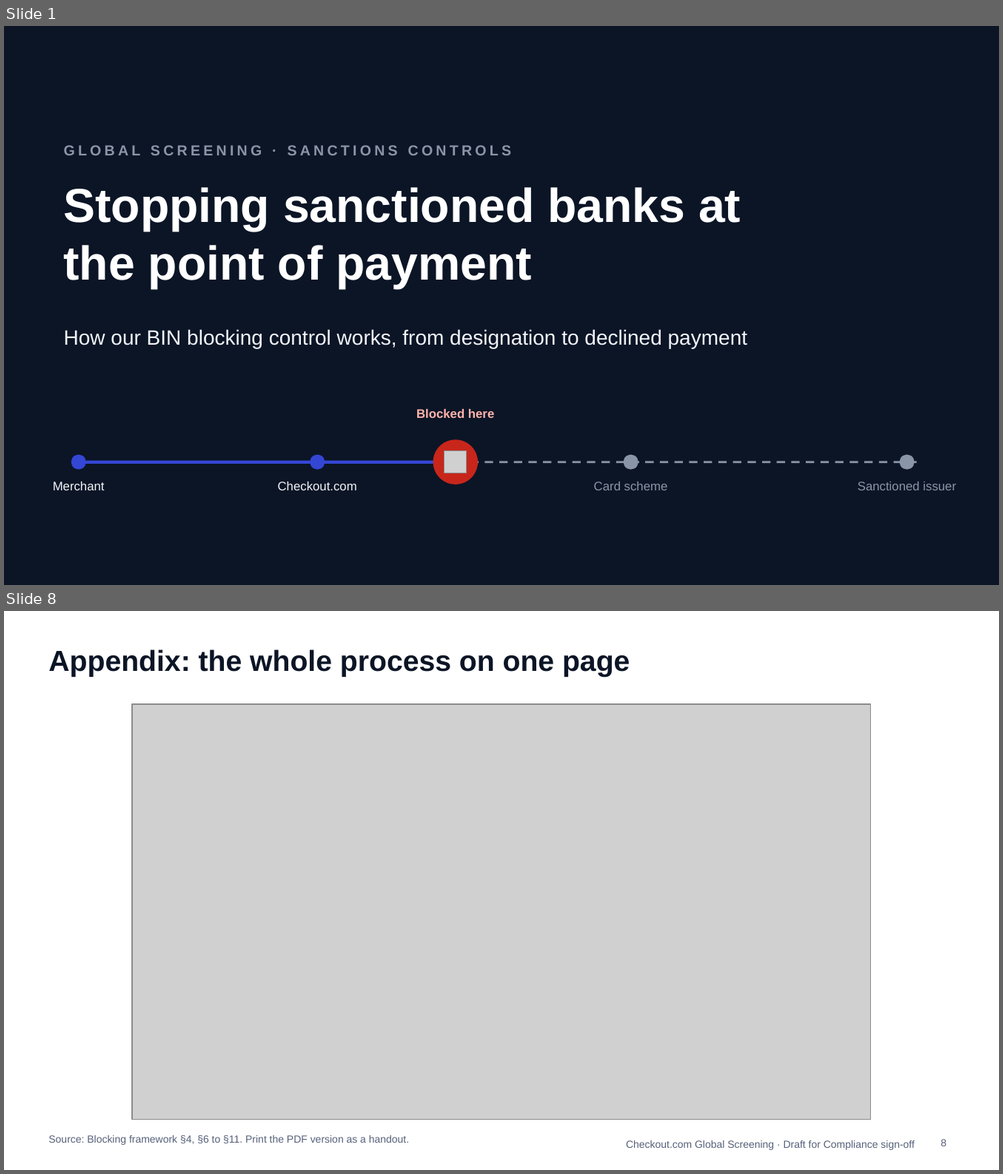
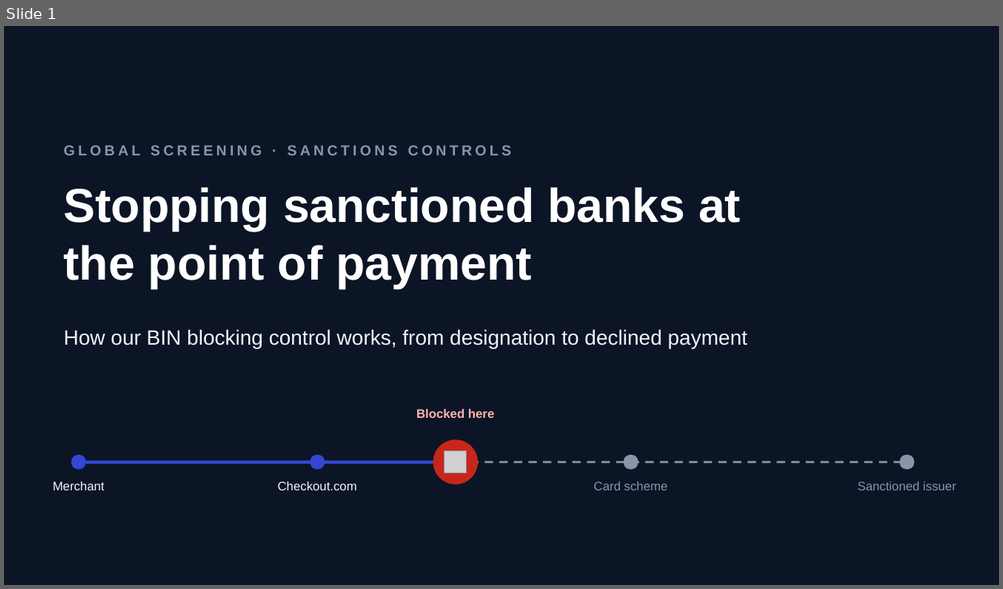
Before and after one commit to danielslonim-art/Screening, a slide deck: summit/bin-blocking-flow/deck/bin-blocking-summit-deck.pptx. Shown one above the other, each under a label of ours: slides 1 and 8 before the commit, slide 1 after it; the slides between them are not shown. The pictures are 1003x1174 and 1003x589 pixels, drawn with LibreOffice and Linux fonts; fonts in the diff are those of the drawing; grey boxes stand for pictures. Boxes give left, top, right and bottom in pixels: in the first picture for what was removed or moved away, otherwise in the second. Text is boxed around its words. In the diff, an @@ line names an element or a change of style, - is before the commit and + after.

```diff
--- a/summit/bin-blocking-flow/deck/bin-blocking-summit-deck.pptx
+++ b/summit/bin-blocking-flow/deck/bin-blocking-summit-deck.pptx
@@ slide 8 removed at bbox=[4, 611, 999, 1170], background #FFFFFF @@
@@ title removed at bbox=[48, 649, 629, 677] @@
-Appendix: the whole process on one page
@@ picture removed at bbox=[132, 704, 871, 1120] @@
@@ text removed at bbox=[48, 1136, 409, 1145] @@
-Source: Blocking framework §4, §6 to §11. Print the PDF version as a handout.
@@ text removed at bbox=[626, 1141, 914, 1150] @@
-Checkout.com Global Screening · Draft for Compliance sign-off
@@ page number removed at bbox=[940, 1139, 946, 1147] @@
-8
@@ slide 1 changed as well @@
@@ line moved from (455, 463) - (922, 463) to (455, 463) - (907, 463) @@
```
Also in this commit, not shown: 6 other slides changed, 1 slide added, 3 other files.
